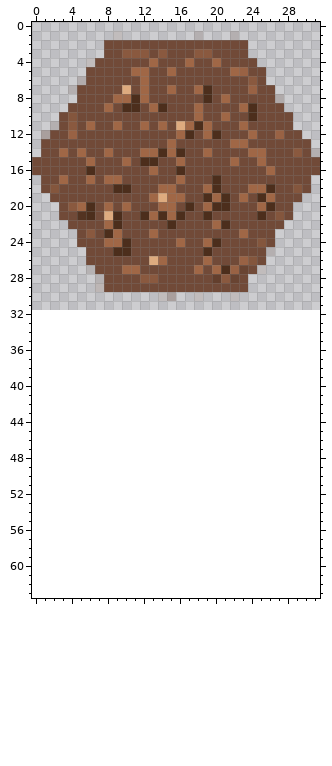
A pixel-art sprite gets an edit: RetributionOnline/public/images/dirtHex2.png. That is the earlier state.
The file is 32x32 pixels. Pixels under 10% opacity are left out. Colours within 5 levels of each other are drawn and written as one. The old version is drawn lined up with the new one, on the new canvas.
New version:
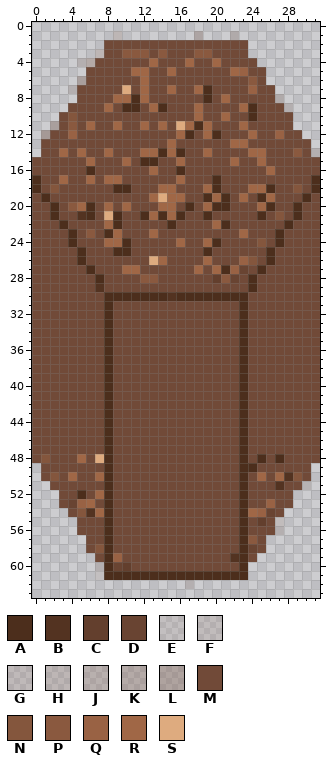
Palette (. is transparent): A #4c2e1c  B #533321  C #633f2d  D #694432  E #714a381b  F #714a3821  G #714a3827  H #714a382d  J #714a3839  K #714a3845  L #714a3852  M #714a38  N #84563d  P #8a593f  Q #996244  R #a06746  S #deab7f
Commit: added temporary heightmap for testing z coodinates and taller hex assets.
From old to new:
canvas 32x32 -> 32x64
@@ x 0..31 @@
  0 ................................
- 1 .........F........F...F.........
+ 1 .........H........J...H.........
  2 ........MMMMMMMMMMMMMMMM........
- 3 ........MMPPPMPMMMPPMMMM........
- 4 ......FMMMMMMRMMMRMMRMMMM.......
+ 3 .......HMMPPPMPMMMPPMMMM........
+ 4 .....FKMMMMMMRMMMRMMRMMMM.......
  5 ......MMMMMRRMMRMMMMMMRQMM......
- 6 .....GMMMMMMRMMMMMMMMMMMPM......
+ 6 .....KMMMMMMRMMMMMMMMMMMPM......
  7 ....FMMMMMSMRMMRMMRAMMMMQMM.....
  8 .....MMMMRRARMMMMMMAMRMMMMMH....
- 9 ....MMMMRMAAMRAMMMRMMMMRAMMM....
+ 9 ....MMMMRMAAMRAMMMRMMMMRAMMMF...
 10 ...MNMMMMMMMMMMMMMRMMRMMAMMMM...
-11 ..FMPMRMMRMMRMRMSRARMMMRMMMMM...
-12 .KMMQMMMMMMMMMMMRAMRAMMMRMMQMM..
+11 ..KMPMRMMRMMRMRMSRARMMMRMMMMM...
+12 .LMMQMMMMMMMMMMMRAMRAMMMRMMQMM..
 13 .MMMMMMMMMMMMMMRMMMMMMRRMMMMMMM.
@@ x 0..31 @@
 16 MMMMMMAMMMMMMRMMAMMMMMMMMMRMMMMM
-17 .MMRMMRMRRMMMMMMRMMMAMMMMMMMMMM.
-18 .MNMMMMMMAAMMMRRMMMRAMMMRRAMMNM.
-19 ..MMMMMMMMMMMRSRRMMARAMRMARMMM..
-20 ...MPRAMRMRMMMRRMAMRAAMMMRAMM...
-21 ...MMBAMSAMMARARAMMAMMMMMAMNM...
-22 ....MMMMRAMMMMMAMMMMRAMMMMMM....
-23 .....MPMARMMMRMMMMMMMMMRMMM.....
-24 .....MMMRRAMMMMMRMMRAMMMMNM.....
-25 ......MMMAAMMMMMMMMAMMMMMMF.....
-26 ......MMMMMMMSRMMMMRMMMQNM......
-27 ......EMMMRRMMMMMMRMRAQDMF......
-28 .......EMMMMPPMMMMMMCPDM........
-29 .......HMMMMMMMMMMMMMMMM........
-30 ..............FK..F...F.........
-31 ................................
-32 ................................
-33 ................................
-34 ................................
-35 ................................
-36 ................................
-37 ................................
-38 ................................
-39 ................................
-40 ................................
-41 ................................
-42 ................................
-43 ................................
-44 ................................
-45 ................................
-46 ................................
-47 ................................
-48 ................................
-49 ................................
-50 ................................
-51 ................................
-52 ................................
-53 ................................
-54 ................................
-55 ................................
-56 ................................
-57 ................................
-58 ................................
-59 ................................
-60 ................................
-61 ................................
-62 ................................
+17 AMMRMMRMRRMMMMMMRMMMAMMMMMMMMMMA
+18 AMNMMMMMMAAMMMRRMMMRAMMMRRAMMNMA
+19 MAMMMMMMMMMMMRSRRMMARAMRMARMMMAM
+20 MMAMPRAMRMRMMMRRMAMRAAMMMRAMMAMM
+21 MMAMMBAMSAMMARARAMMAMMMMMAMNMAMM
+22 MMMAMMMMRAMMMMMAMMMMRAMMMMMMAMMM
+23 MMMMAMPMARMMMRMMMMMMMMMRMMMAMMMM
+24 MMMMAMMMRRAMMMMMRMMRAMMMMNMAMMMM
+25 MMMMMAMMMAAMMMMMMMMAMMMMMMAMMMMM
+26 MMMMMAMMMMMMMSRMMMMRMMMQNMAMMMMM
+27 MMMMMMAMMMRRMMMMMMRMRAQDMAMMMMMM
+28 MMMMMMMAMMMMPPMMMMMMCPDMAMMMMMMM
+29 MMMMMMMBMMMMMMMMMMMMMMMMAMMMMMMM
+30 MMMMMMMMAAAAAAABAAAAAAAAMMMMMMMM
+31 MMMMMMMMAMMMMMMMMMMMMMMAMMMMMMMM
+32 MMMMMMMMAMMMMMMMMMMMMMMAMMMMMMMM
+33 MMMMMMMMAMMMMMMMMMMMMMMAMMMMMMMM
+34 MMMMMMMMAMMMMMMMMMMMMMMAMMMMMMMM
+35 MMMMMMMMAMMMMMMMMMMMMMMAMMMMMMMM
+36 MMMMMMMMAMMMMMMMMMMMMMMAMMMMMMMM
+37 MMMMMMMMAMMMMMMMMMMMMMMAMMMMMMMM
+38 MMMMMMMMAMMMMMMMMMMMMMMAMMMMMMMM
+39 MMMMMMMMAMMMMMMMMMMMMMMAMMMMMMMM
+40 MMMMMMMMAMMMMMMMMMMMMMMAMMMMMMMM
+41 MMMMMMMMAMMMMMMMMMMMMMMAMMMMMMMM
+42 MMMMMMMMAMMMMMMMMMMMMMMAMMMMMMMM
+43 MMMMMMMMAMMMMMMMMMMMMMMAMMMMMMMM
+44 MMMMMMMMAMMMMMMMMMMMMMMAMMMMMMMM
+45 MMMMMMMMAMMMMMMMMMMMMMMAMMMMMMMM
+46 MMMMMMMMAMMMMMMMMMMMMMMAMMMMMMMM
+47 MMMMMMMMAMMMMMMMMMMMMMMAMMMMMMMM
+48 MNMMMRMSAMMMMMMMMMMMMMMAMAMAMMMM
+49 .MMMMMMMAMMMMMMMMMMMMMMAAMMMMMM.
+50 .MNMRMMRAMMMMMMMMMMMMMMAMRMRBNM.
+51 ..MMMMMMAMMMMMMMMMMMMMMAMMMBMME.
+52 ...MMAMRAMMMMMMMMMMMMMMAMMMMM...
+53 ...MDQRMAMMMMMMMMMMMMMMAMMQMM...
+54 ....MNBRAMMMMMMMMMMMMMMARQDM....
+55 .....MMMAMMMMMMMMMMMMMMAMCMF....
+56 .....MMMAMMMMMMMMMMMMMMAMMMF....
+57 ......MMAMMMMMMMMMMMMMMAPM......
+58 ......MNAMMMMMMMMMMMMMMADM......
+59 .......MAQMMMMMMMMMMMMBAM.......
+60 .......FADCMMMMMMMMMMMMA........
+61 .......EAAAAAAAAAAAAAAAA........
+62 .................F..............
 63 ................................
Changed places in both pictures, as pixel boxes (x1, y1, x2, y2):
changed: (32, 31, 320, 589)
